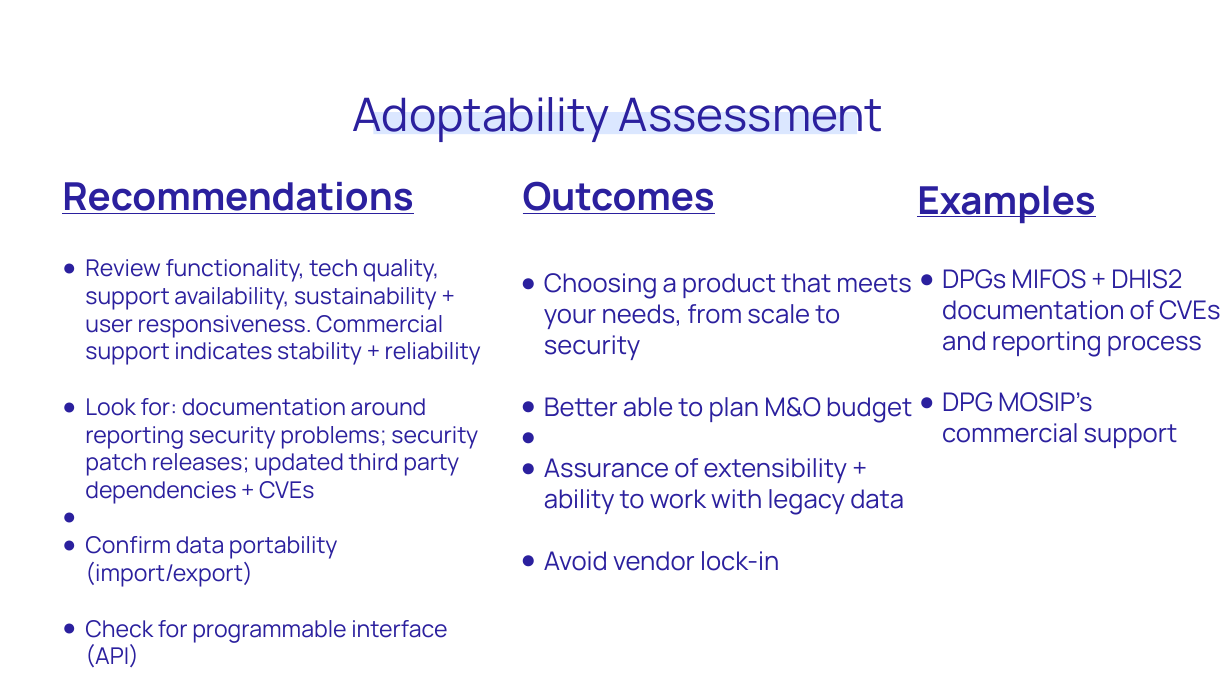
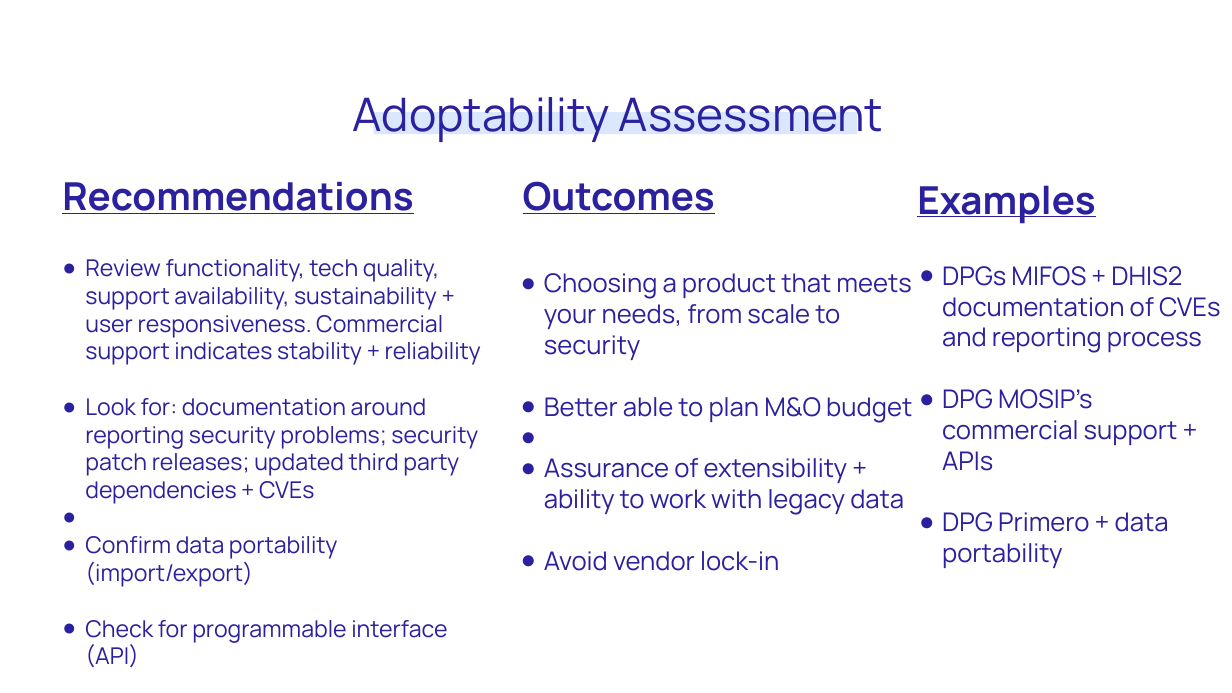
Before and after one commit to unicef/publicgoods-toolkit, a slide deck: slide 9 of dpg-toolkit-overview.odp. Drawn at 1232x693 pixels with LibreOffice and Linux fonts; fonts in the diff are those of the drawing. Boxes give left, top, right and bottom in pixels: in the first picture for what was removed or moved away, otherwise in the second. Text is boxed around its words. In the diff, an @@ line names an element or a change of style, - is before the commit and + after.

```diff
--- a/dpg-toolkit-overview.odp
+++ b/dpg-toolkit-overview.odp
@@ text at (942, 389, 1178, 568): text changed @@
-● DPG MOSIP’s commercial support
+● DPG MOSIP’s commercial support + APIs
+● DPG Primero + data portability
```
Also in this commit, not shown: 7 other slides changed, 1 other file.
